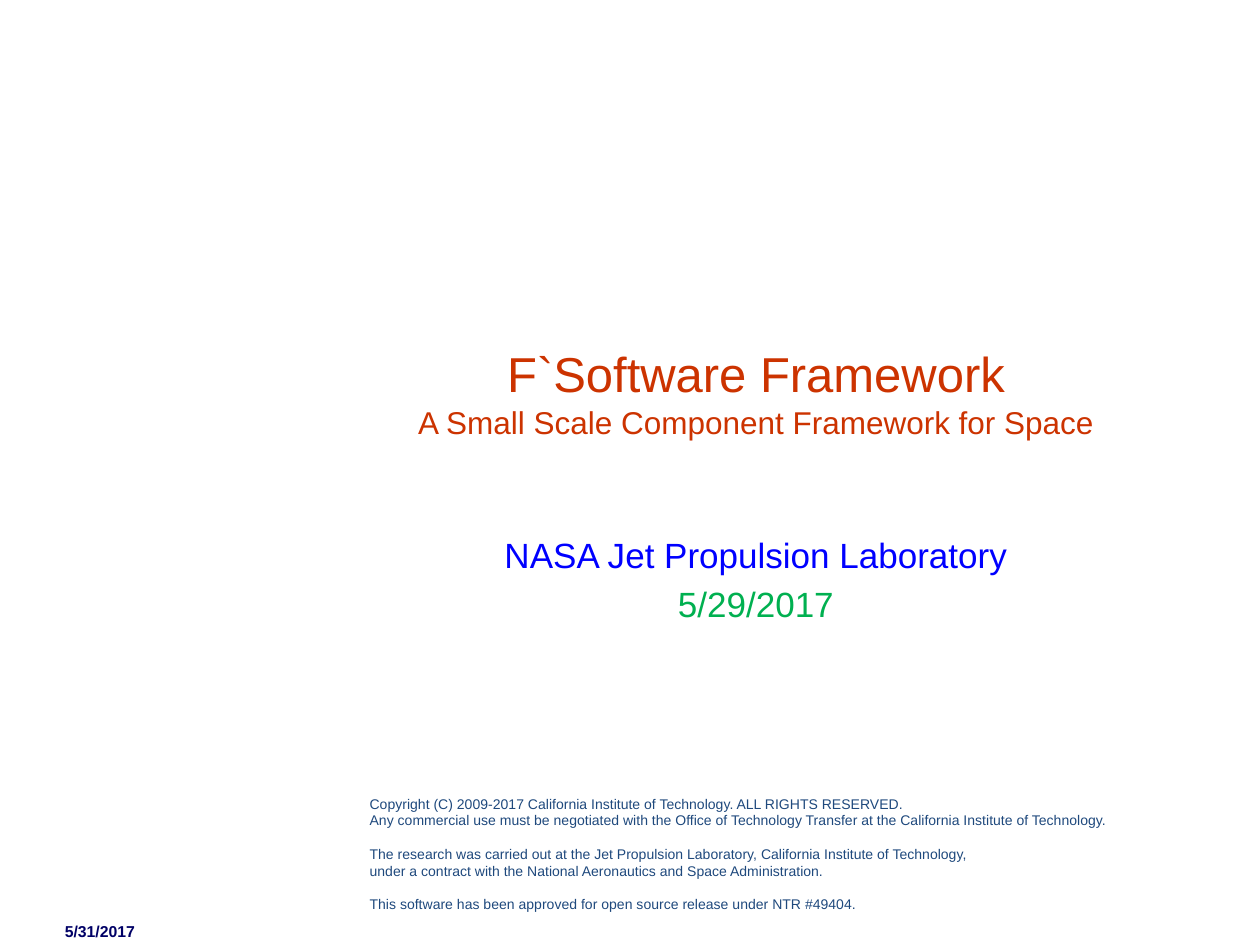
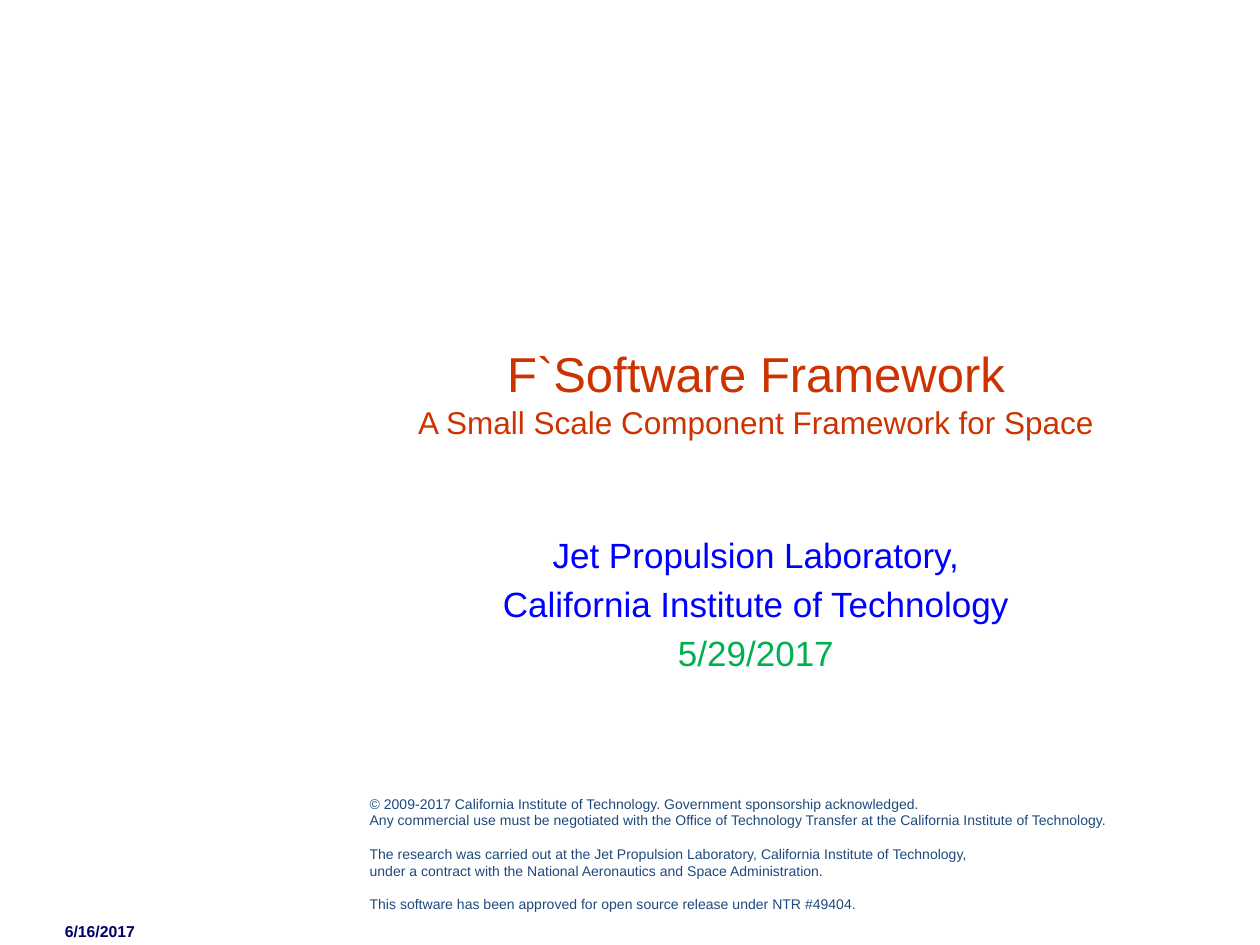
Before and after one commit to nasa/fprime, a slide deck: slide 1 of docs/Architecture/FPrimeArchitectureShort.pptx. Drawn at 1260x945 pixels with LibreOffice and Linux fonts; fonts in the diff are those of the drawing; background and template pictures are left out. Boxes give left, top, right and bottom in pixels: in the first picture for what was removed or moved away, otherwise in the second. Text is boxed around its words. In the diff, an @@ line names an element or a change of style, - is before the commit and + after.

```diff
--- a/docs/Architecture/FPrimeArchitectureShort.pptx
+++ b/docs/Architecture/FPrimeArchitectureShort.pptx
@@ subtitle at [503,542,1008,624]: text changed @@
-NASA Jet Propulsion Laboratory
+Jet Propulsion Laboratory,
+California Institute of Technology
@@ text at [384,799,919,812]: text changed @@
-Copyright (C) 2009-2017 California Institute of Technology. ALL RIGHTS RESERVED.
+© 2009-2017 California Institute of Technology. Government sponsorship acknowledged.
@@ text at [65,925,135,938]: text changed @@
-5/31/2017
+6/16/2017
```
Also in this commit, not shown: 6 other files.
